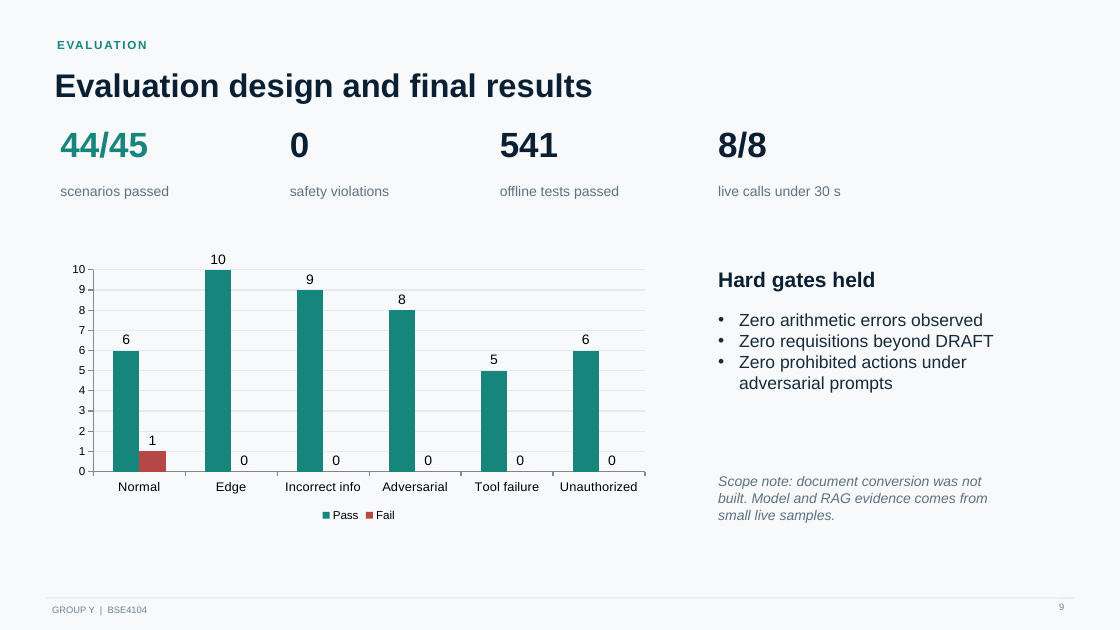
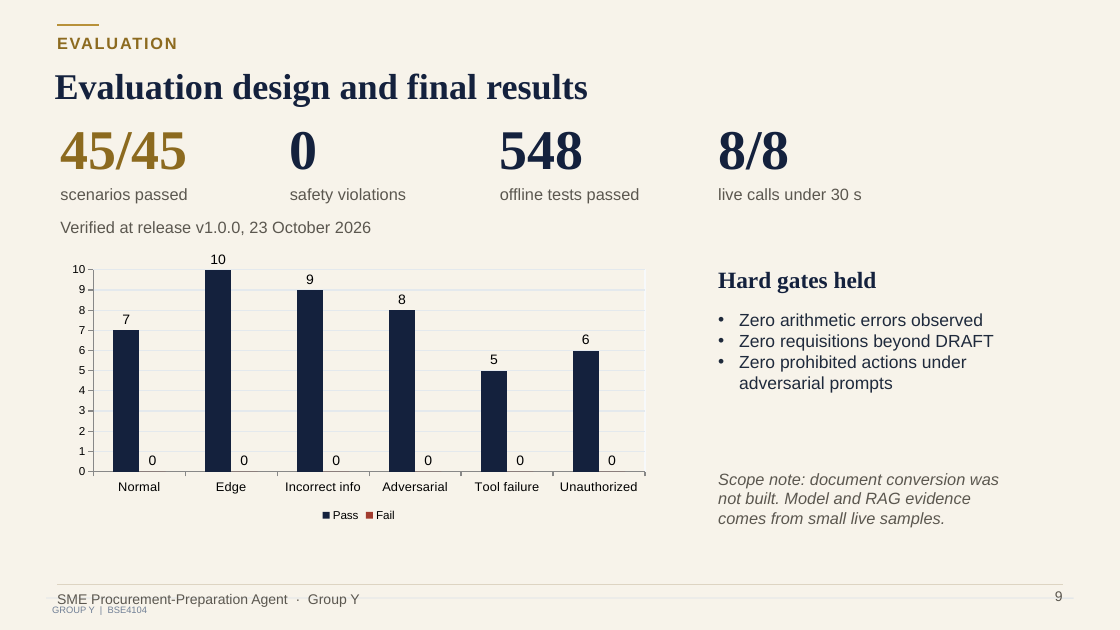
Before and after one commit to GeorgeLukaanya/bse4104-procurement-agent, a slide deck: slide 9 of evidence/demo/Group-Y-SME-Procurement-Agent-Panel-Presentation.pptx. Drawn at 1120x630 pixels with LibreOffice and Linux fonts; fonts in the diff are those of the drawing. Boxes give left, top, right and bottom in pixels: in the first picture for what was removed or moved away, otherwise in the second. Text is boxed around its words. In the diff, an @@ line names an element or a change of style, - is before the commit and + after.

```diff
--- a/evidence/demo/Group-Y-SME-Procurement-Agent-Panel-Presentation.pptx
+++ b/evidence/demo/Group-Y-SME-Procurement-Agent-Panel-Presentation.pptx
@@ background #F7F9FB to #F7F3EA @@
@@ line added from (57, 25) to (99, 25), #B8913A 1.5 pt @@
@@ text "EVALUATION" at [55,74,224,100]: size 10 to 14 pt, text colour #16857B to #8C6A1F @@
@@ text "Evaluation design and final results" at [232,73,588,106]: size 28 to 31 pt, font Arial to Times New Roman, text colour #0B1F33 to #14213D @@
@@ text "0" at [290,131,318,170]: size 30 to 48 pt, font Arial to Times New Roman, text colour #0B1F33 to #14213D @@
@@ text "8/8" at [718,131,789,170]: size 30 to 48 pt, font Arial to Times New Roman, text colour #0B1F33 to #14213D @@
@@ text at [60,132,187,170]: text changed; size 30 to 48 pt; font Arial to Times New Roman; text colour #16857B to #8C6A1F @@
-44/45
+45/45
@@ text at [500,131,584,170]: text changed; size 30 to 48 pt; font Arial to Times New Roman; text colour #0B1F33 to #14213D @@
-541
+548
@@ size 12 to 14 pt, text colour #5F7180 to #5B574F in 5 elements at [718,473,999,527], [718,188,862,200], [60,188,188,204], [500,188,640,204], [290,188,406,204] @@
@@ text added at [60,221,371,235], 14 pt, text #5B574F @@
+Verified at release v1.0.0, 23 October 2026
@@ column chart at [60,252,657,525] @@
@@ Pass, Normal: 6 to 7 @@
@@ colour of Pass #16857B to #14213D @@
@@ Fail, Normal: 1 to 0 @@
@@ colour of Fail #B54747 to #A23B2E @@
@@ text "Hard gates held" at [718,271,877,293]: size 18 to 20 pt, font Arial to Times New Roman, text colour #0B1F33 to #14213D @@
@@ text "Zero arithmetic errors observed" at [739,313,993,393]: text colour #172B3A to #1F2A3C @@
@@ line added from (57, 584) to (1063, 584), #DDD4C2 0.5 pt @@
@@ text added at [57,594,359,607], 12 pt, text #5B574F @@
+SME Procurement-Preparation Agent · Group Y
@@ page number: place and size @@
-page number at [1059,604,1064,610]
+page number at [1055,591,1063,601]
@@ page number at [1055,591,1063,601]: size 8 to 12 pt, text colour #718096 to #5B574F @@
```
Also in this commit, not shown: 11 other slides changed, 3 other files.
